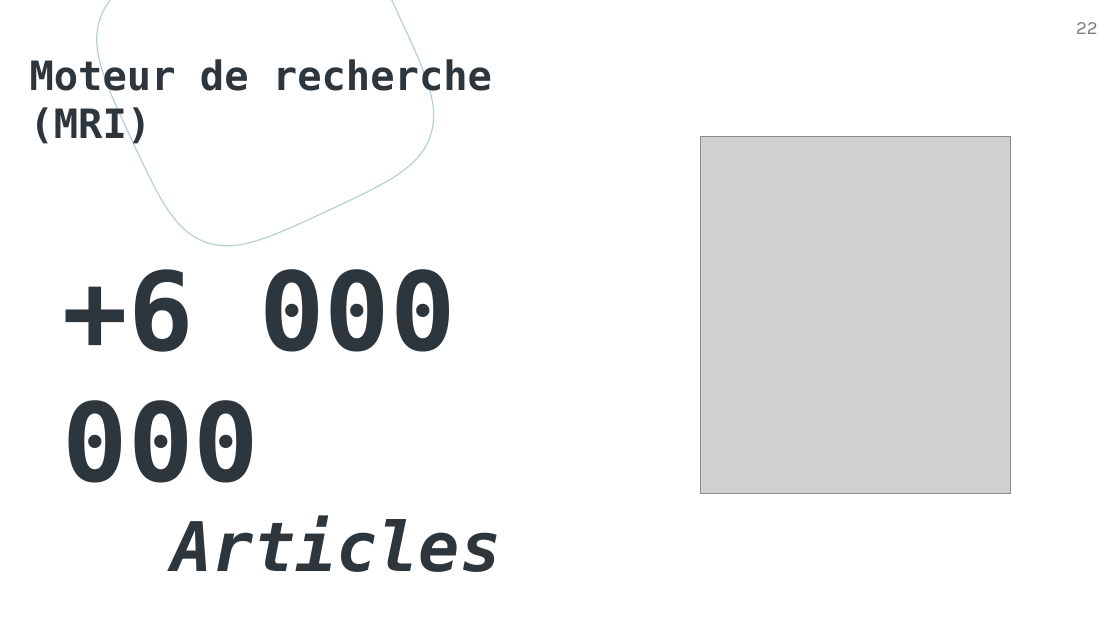
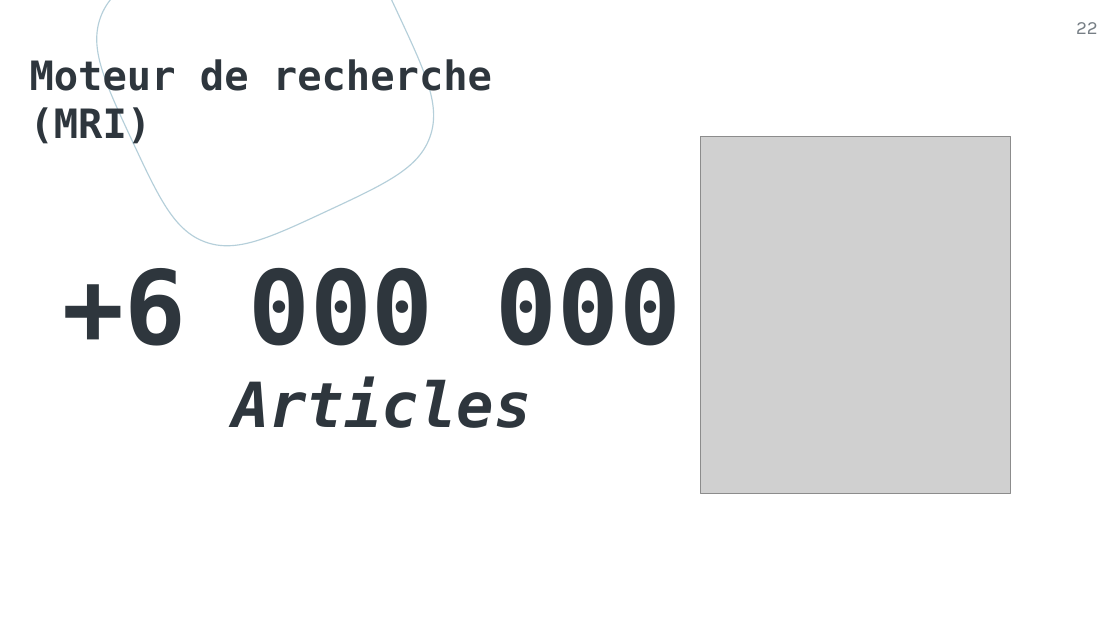
Before and after one commit to rbouadjenek/YouTaQA, a slide deck: slide 22 of Paper/présentation Soutenance Master AGABI & TIDAFI.pptx. Drawn at 1120x630 pixels with LibreOffice and Linux fonts; fonts in the diff are those of the drawing; grey boxes stand for pictures. Boxes give left, top, right and bottom in pixels: in the first picture for what was removed or moved away, otherwise in the second. Text is boxed around its words. In the diff, an @@ line names an element or a change of style, - is before the commit and + after.

```diff
--- a/Paper/présentation Soutenance Master AGABI & TIDAFI.pptx
+++ b/Paper/présentation Soutenance Master AGABI & TIDAFI.pptx
@@ text "+6 000 000" at bbox=[63, 268, 680, 428]: size 70 to 66 pt in "+6 000 000"; size 44 to 40 pt in "Articles" @@
```
Also in this commit, not shown: 4 other slides changed.
